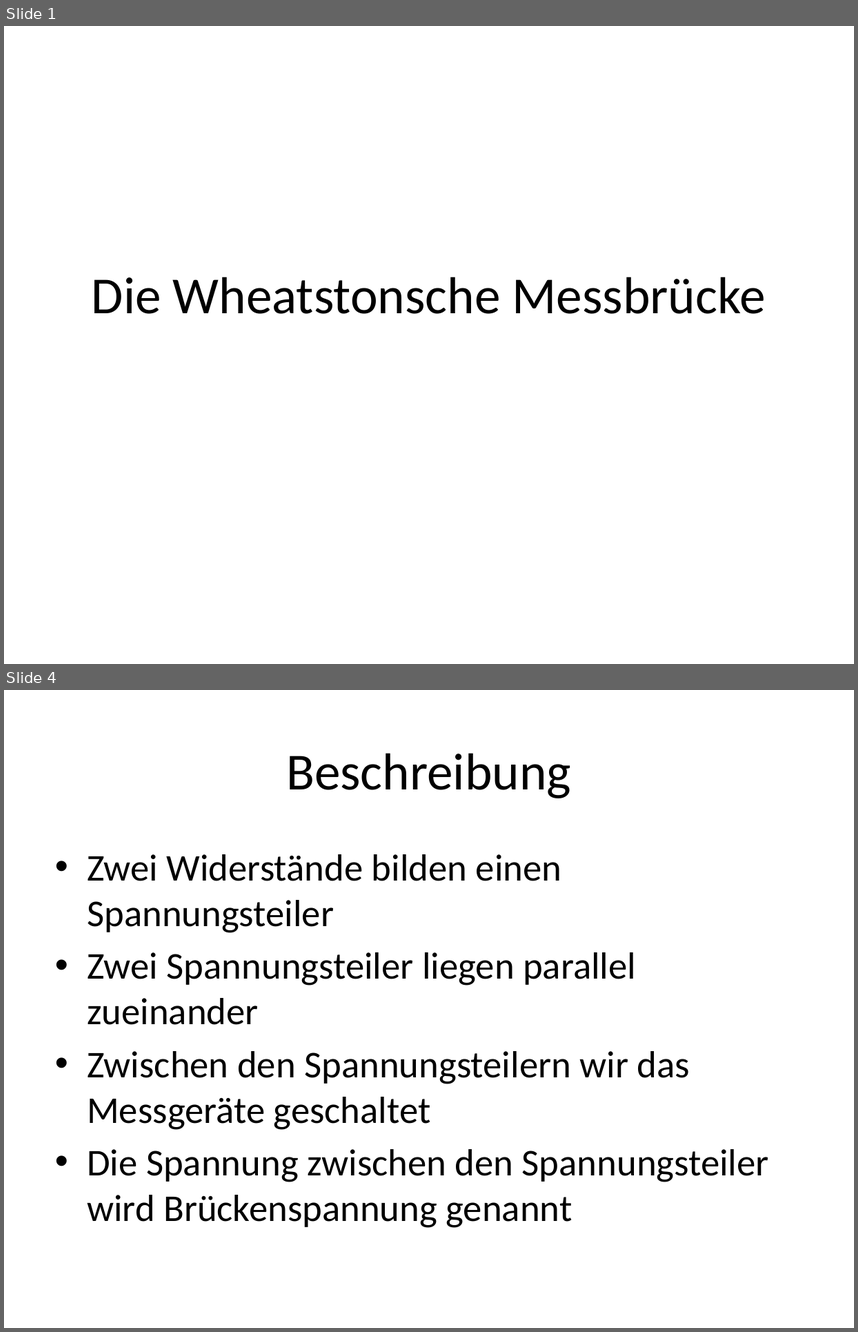
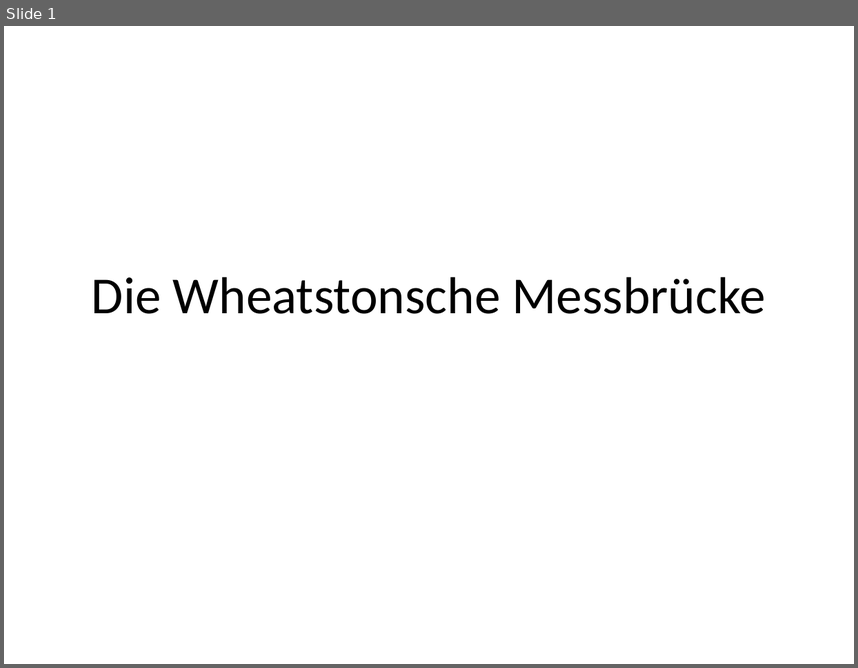
Before and after one commit to Moldavis/foo, a slide deck: Die Wheatstonsche Messbrücke.pptx. Shown one above the other, each under a label of ours: slides 1 and 4 before the commit, slide 1 after it; the slides between them are not shown. The pictures are 858x1332 and 858x668 pixels, drawn with LibreOffice and Linux fonts; fonts in the diff are those of the drawing. Boxes give left, top, right and bottom in pixels: in the first picture for what was removed or moved away, otherwise in the second. Text is boxed around its words. In the diff, an @@ line names an element or a change of style, - is before the commit and + after.

```diff
--- a/Die Wheatstonsche Messbrücke.pptx
+++ b/Die Wheatstonsche Messbrücke.pptx
@@ slide 4 removed at <box>4,690,854,1328</box>, background #FFFFFF @@
@@ title removed at <box>286,753,571,798</box> @@
-Beschreibung
@@ text removed at <box>87,854,769,1228</box> @@
-• Zwei Widerstände bilden einen Spannungsteiler
-• Zwei Spannungsteiler liegen parallel zueinander
-• Zwischen den Spannungsteilern wir das Messgeräte geschaltet
-• Die Spannung zwischen den Spannungsteiler wird Brückenspannung genannt
```
Also in this commit, not shown: 3 slides changed, 5 slides added, 1 other slide removed, 3 other files.
